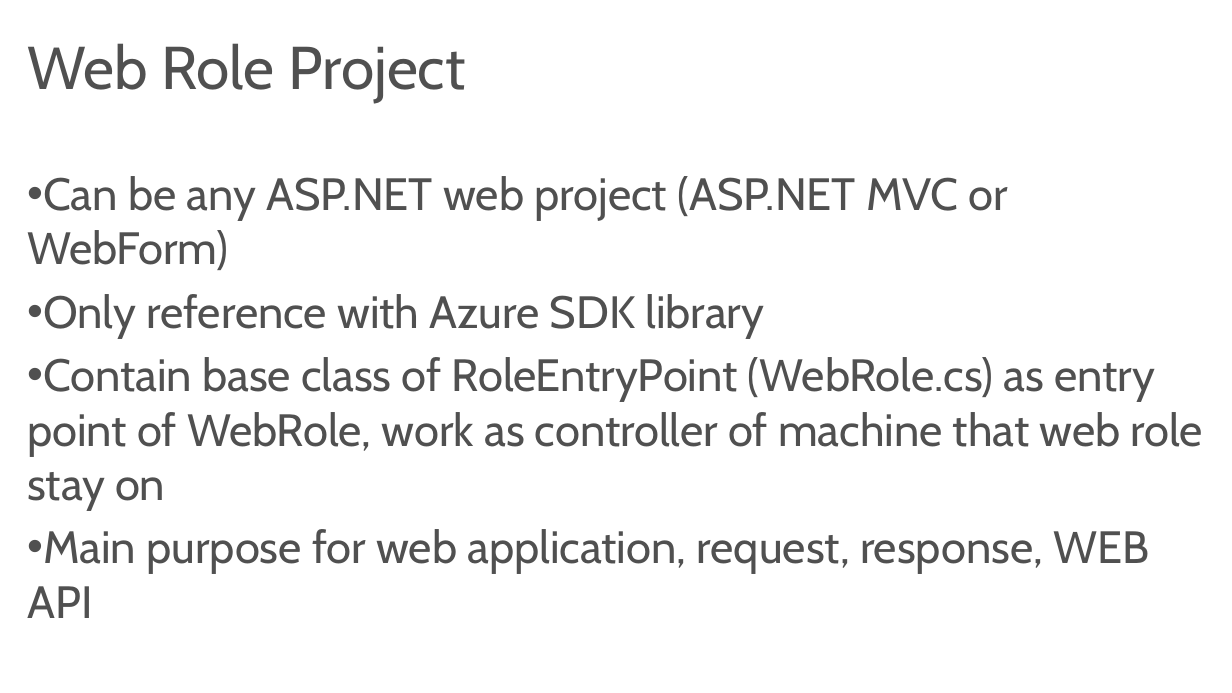
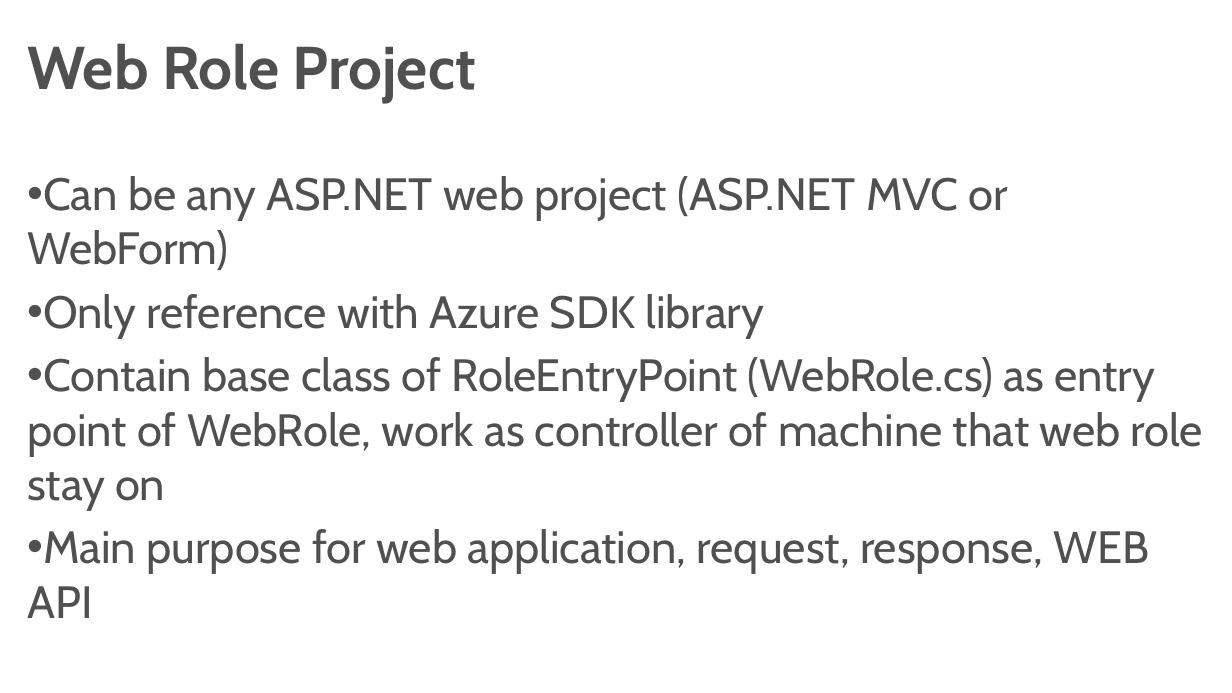
Before and after one commit to codesanook/PageFeedback, a slide deck: slide 17 of Azure Cloud Service Deployment.pptx. Drawn at 1232x693 pixels with LibreOffice and Linux fonts; fonts in the diff are those of the drawing. Boxes give left, top, right and bottom in pixels: in the first picture for what was removed or moved away, otherwise in the second. Text is boxed around its words. In the diff, an @@ line names an element or a change of style, - is before the commit and + after.

```diff
--- a/Azure Cloud Service Deployment.pptx
+++ b/Azure Cloud Service Deployment.pptx
@@ title "Web Role Project" at (27, 43, 476, 103): bold on @@
```
Also in this commit, not shown: 6 other slides changed, 11 slides added, 10 slides removed.
